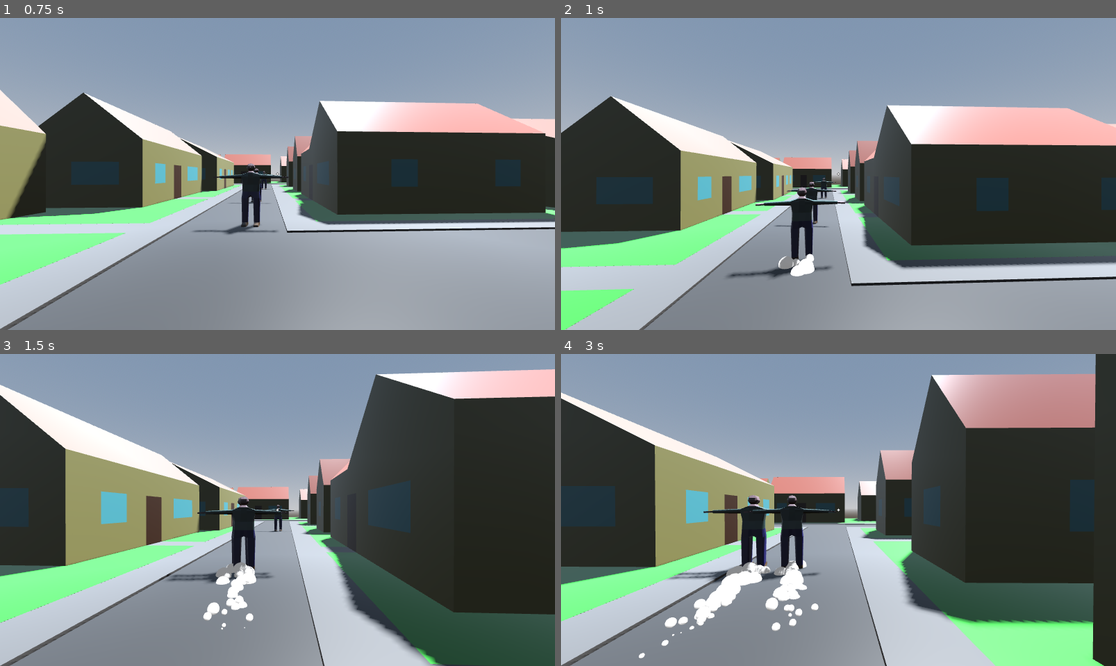
Above: before the commit, frames 1-4 (two rows, left to right).
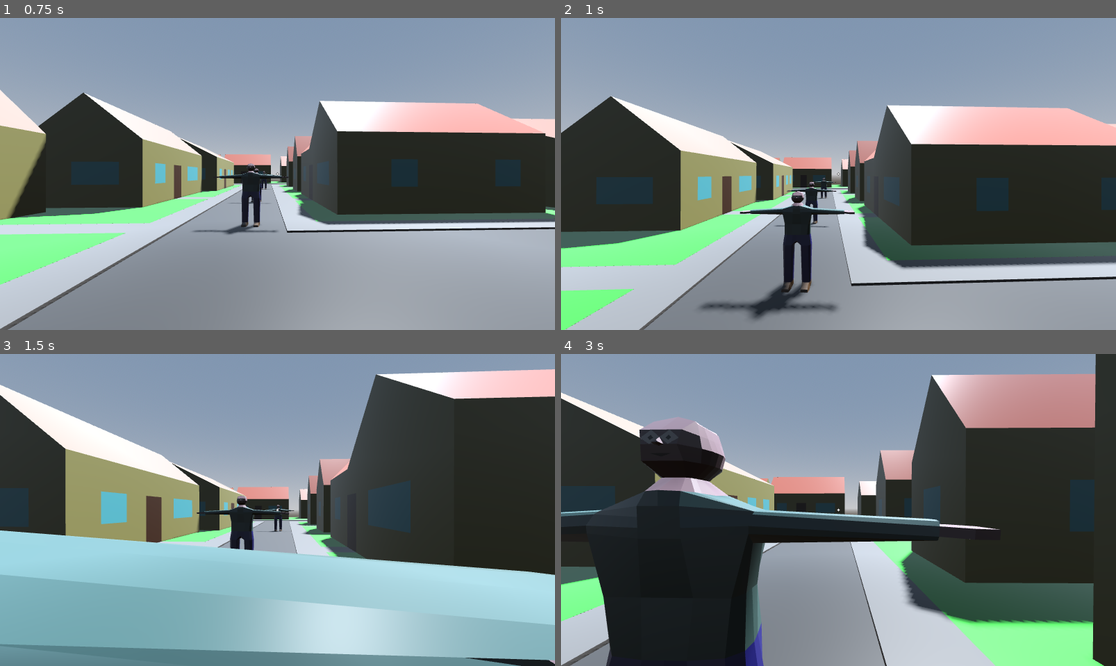
Above: after the commit, the same moments.

Repository: DrOtter3000/theconvention
Game: Godot game, scene res://Environment/level.tscn
Same seed, same stepped clock (60 frames per second), same inputs: the game is played once before the commit and once after it.
Inputs (mouse positions are in pixels of both pictures, inside the frame that each line leads up to):
- Up to frame 1 (0.75 s): tap Enter (ui_accept) at 0.5 s; move the mouse to (305, 174) at 0.52 s; hold W (move_forward) from 0.53 s (still down); tap E (interact) at 0.6 s
- Up to frame 2 (1 s): keep holding W (move_forward); tap Space (jump) at 0.77 s
- Up to frame 3 (1.5 s): keep holding W (move_forward); move the mouse to (249, 510) at 1.27 s; click (249, 510) at 1.35 s
- Up to frame 4 (3 s): keep holding W (move_forward); tap Space (jump) at 1.52 s; tap E (interact) at 1.55, 2.1, 2.85 s; move the mouse to (849, 503) at 2.02 s; move the mouse to (832, 516) at 2.77 s

Frame 1 is identical in both runs. In frame 2, 2.7% of the frame differs, in the area x 25-53%, y 54-97%; in frame 3, 35%, in the area x 0-100%, y 45-100%; in frame 4, 19%.

Commit message:
make villagers convincable

Diff:
--- a/Environment/level.tscn
+++ b/Environment/level.tscn
@@ -93,3 +93,32 @@
 
 [node name="Marker3D10" type="Marker3D" parent="Villagers/TargetPositions"]
 transform = Transform3D(1, 0, 0, 0, 1, 0, 0, 0, 1, -2.17916, 0, 0.0359402)
+
+[node name="HomePositions" type="Node3D" parent="Villagers"]
+
+[node name="Marker3D" type="Marker3D" parent="Villagers/HomePositions"]
+transform = Transform3D(1, 0, 0, 0, 1, 0, 0, 0, 1, 13.6236, 0, -21.3994)
+
+[node name="Marker3D2" type="Marker3D" parent="Villagers/HomePositions"]
+transform = Transform3D(1, 0, 0, 0, 1, 0, 0, 0, 1, 25.3772, 0, -22.7885)
+
+[node name="Marker3D3" type="Marker3D" parent="Villagers/HomePositions"]
+transform = Transform3D(1, 0, 0, 0, 1, 0, 0, 0, 1, 55.6162, 0, -26.368)
+
+[node name="Marker3D4" type="Marker3D" parent="Villagers/HomePositions"]
+transform = Transform3D(1, 0, 0, 0, 1, 0, 0, 0, 1, 56.6543, 0, 4.77444)
+
+[node name="Marker3D5" type="Marker3D" parent="Villagers/HomePositions"]
+transform = Transform3D(1, 0, 0, 0, 1, 0, 0, 0, 1, 26.6653, 0, 5.35114)
+
+[node name="Marker3D6" type="Marker3D" parent="Villagers/HomePositions"]
+transform = Transform3D(1, 0, 0, 0, 1, 0, 0, 0, 1, 25.5119, 0, 24.7286)
+
+[node name="Marker3D7" type="Marker3D" parent="Villagers/HomePositions"]
+transform = Transform3D(1, 0, 0, 0, 1, 0, 0, 0, 1, -31.8132, 0, 9.50346)
+
+[node name="Marker3D8" type="Marker3D" parent="Villagers/HomePositions"]
+transform = Transform3D(1, 0, 0, 0, 1, 0, 0, 0, 1, -56.7272, 0, 5.35114)
+
+[node name="Marker3D9" type="Marker3D" parent="Villagers/HomePositions"]
+transform = Transform3D(1, 0, 0, 0, 1, 0, 0, 0, 1, -56.1505, 0, -33.0578)
--- a/NPC/villager.gd
+++ b/NPC/villager.gd
@@ -14,17 +14,23 @@
 
 @onready var run_particles: GPUParticles3D = $RunParticles
 @onready var nav: NavigationAgent3D = $NavigationAgent3D
+@onready var convince_timer: Timer = $ConvinceTimer
 
+var player
 var gravity = ProjectSettings.get_setting("physics/3d/default_gravity")
 var in_panic = false
+var getting_convinced = false
+var convinced = false
 
 
 func _ready():
+	player = get_tree().get_first_node_in_group("Player")
 	list_of_target_positions = get_node("../TargetPositions").get_children()
 	set_new_target_position()
 
 
 func _process(delta):
+	var player_position = get_tree().get_first_node_in_group("Player").global_position
 	var direction = Vector3()
 	var total_speed = speed
 
@@ -43,14 +49,23 @@
 	velocity = direction * total_speed
 	velocity.y -= gravity * delta
 
-	var look_direction = -Vector2(velocity.z, velocity.x)
-	$Villager.rotation.y = look_direction.angle()
+	if getting_convinced:
+		$Villager.look_at(Vector3(player_position.x, 0, player_position.z))
+	else:
+		var look_direction = -Vector2(velocity.z, velocity.x)
+		$Villager.rotation.y = look_direction.angle()
+	#else:
+		#look_at(get_tree().get_first_node_in_group("Player").global_position)
 
 	if nav.is_navigation_finished():
+		if convinced:
+			queue_free()
 		in_panic = false
 		set_new_target_position()
 
 	velocity.y -= gravity * delta
+	if getting_convinced:
+		velocity = Vector3.ZERO
 	move_and_slide()
 
 
@@ -60,6 +75,9 @@
 
 
 func start_panic(furry_position):
+	if convinced or getting_convinced:
+		return
+
 	if furry_position.x > global_position.x:
 		if furry_position.z < global_position.z:
 			target_position = position_3
@@ -72,3 +90,17 @@
 			target_position = position_2
 
 	in_panic = true
+
+
+func get_convinced():
+	list_of_target_positions = get_node("../HomePositions").get_children()
+	in_panic = false
+	getting_convinced = true
+	convince_timer.start()
+
+
+
+func _on_convince_timer_timeout() -> void:
+	set_new_target_position()
+	getting_convinced = false
+	convinced = true
--- a/NPC/villager.tscn
+++ b/NPC/villager.tscn
@@ -244,3 +244,9 @@
 lifetime = 0.5
 process_material = SubResource("ParticleProcessMaterial_xuf8g")
 draw_pass_1 = SubResource("SphereMesh_5hjdq")
+
+[node name="ConvinceTimer" type="Timer" parent="."]
+wait_time = 3.0
+one_shot = true
+
+[connection signal="timeout" from="ConvinceTimer" to="." method="_on_convince_timer_timeout"]
--- a/Player/Player.gd
+++ b/Player/Player.gd
@@ -28,6 +28,11 @@
 var gravity: float = ProjectSettings.get_setting("physics/3d/default_gravity")
 # Stores the direction the player is trying to look this frame.
 var _look := Vector2.ZERO
+
+@onready var convince_timer: Timer = $ConvinceTimer
+
+var ready_to_convince = false
+var convincing = false
 
 enum VIEW {
 	FIRST_PERSON,
@@ -75,12 +80,23 @@
 @onready var jump_audio: AudioStreamPlayer3D = %JumpAudio
 @onready var run_audio: AudioStreamPlayer3D = %RunAudio
 
+@onready var ray_cast_3d: RayCast3D = $RayCast3D
+@onready var convince_message: Control = $ConvinceMessage
+
 
 func _ready() -> void:
 	Input.set_mouse_mode(Input.MOUSE_MODE_CAPTURED)
 	# Whenever the player loads in, give the autoload ui a reference to itself.
 	UserInterface.update_player(self)
 
+
+func _process(delta: float) -> void:
+	check_if_convincable()
+	if Input.is_action_just_pressed("interact"):
+		if ready_to_convince:
+			ray_cast_3d.get_collider().get_convinced()
+			convince_timer.start()
+			convincing = true
 
 func _physics_process(delta: float) -> void:
 	frame_camera_rotation()
@@ -116,12 +132,18 @@
 	run_particles.emitting = not direction.is_zero_approx() and is_on_floor()
 
 	update_animation_tree()
+
+	if convincing:
+		velocity = Vector3.ZERO
+
 	move_and_slide()
+
 
 # Turn movent inputs into a locally oriented vector.
 func get_movement_direction() -> Vector3:
 	var input_dir := Input.get_vector("move_left", "move_right", "move_forward", "move_back")
 	return (transform.basis * Vector3(input_dir.x, 0, input_dir.y)).normalized()
+
 
 # Apply the _look variables rotation to the camera.
 func frame_camera_rotation() -> void:
@@ -176,6 +198,17 @@
 		delta * 10.0
 	)
 
+
+func check_if_convincable():
+	var collider = ray_cast_3d.get_collider()
+	if collider == null:
+		ready_to_convince = false
+		get_tree().call_group("HUD", "update_convince_label", false)
+	else:
+		ready_to_convince = true
+		get_tree().call_group("HUD", "update_convince_label", true)
+
+
 # Play a footstep sound effect when moving.
 func _on_footstep_timer_timeout() -> void:
 	if is_on_floor() and get_movement_direction():
@@ -184,5 +217,8 @@
 
 func _on_panic_area_body_entered(body: Node3D) -> void:
 	if body.is_in_group("villager"):
-		print(body)
 		body.start_panic(global_position)
+
+
+func _on_convince_timer_timeout() -> void:
+	convincing = false
--- a/Player/Player.tscn
+++ b/Player/Player.tscn
@@ -1,9 +1,10 @@
-[gd_scene load_steps=35 format=4 uid="uid://vwr8ajoufse8"]
+[gd_scene load_steps=39 format=4 uid="uid://vwr8ajoufse8"]
 
 [ext_resource type="Script" path="res://Player/Player.gd" id="1_12if5"]
 [ext_resource type="Script" path="res://Player/SmoothCamera.gd" id="2_e12si"]
 [ext_resource type="AudioStream" uid="uid://c4prdjc6y4kw2" path="res://Audio/jump.ogg" id="3_wfp7i"]
 [ext_resource type="AudioStream" uid="uid://ds5ewrd6b3tip" path="res://Audio/tap.ogg" id="4_0mhnh"]
+[ext_resource type="PackedScene" uid="uid://r23uotsvgw8o" path="res://UI/hud.tscn" id="5_0a2in"]
 
 [sub_resource type="Animation" id="Animation_i4k0q"]
 resource_name = "Idle"
@@ -214,7 +215,7 @@
 _data = [Vector2(0, 1), 0.0, 0.0, 0, 0, Vector2(1, 0), -1.81555, 0.0, 0, 0]
 point_count = 2
 
-[sub_resource type="CurveTexture" id="CurveTexture_vbp78"]
+[sub_resource type="CurveTexture" id="CurveTexture_s4xtr"]
 curve = SubResource("Curve_p02jg")
 
 [sub_resource type="ParticleProcessMaterial" id="ParticleProcessMaterial_c2uhr"]
@@ -225,9 +226,9 @@
 damping_max = 1.0
 scale_min = 0.2
 scale_max = 0.4
-scale_curve = SubResource("CurveTexture_vbp78")
-
-[sub_resource type="StandardMaterial3D" id="StandardMaterial3D_vlcne"]
+scale_curve = SubResource("CurveTexture_s4xtr")
+
+[sub_resource type="StandardMaterial3D" id="StandardMaterial3D_lcr2a"]
 diffuse_mode = 3
 specular_mode = 1
 vertex_color_use_as_albedo = true
@@ -237,9 +238,16 @@
 emission_energy_multiplier = 0.5
 
 [sub_resource type="SphereMesh" id="SphereMesh_jdvgd"]
-material = SubResource("StandardMaterial3D_vlcne")
+material = SubResource("StandardMaterial3D_lcr2a")
 radial_segments = 16
 rings = 8
+
+[sub_resource type="Curve" id="Curve_va2nf"]
+_data = [Vector2(0, 1), 0.0, 0.0, 0, 0, Vector2(1, 0), -1.81555, 0.0, 0, 0]
+point_count = 2
+
+[sub_resource type="CurveTexture" id="CurveTexture_vbp78"]
+curve = SubResource("Curve_va2nf")
 
 [sub_resource type="ParticleProcessMaterial" id="ParticleProcessMaterial_wnt7s"]
 emission_shape_scale = Vector3(1, 0.25, 1)
@@ -256,6 +264,15 @@
 scale_max = 0.4
 scale_curve = SubResource("CurveTexture_vbp78")
 
+[sub_resource type="StandardMaterial3D" id="StandardMaterial3D_vlcne"]
+diffuse_mode = 3
+specular_mode = 1
+vertex_color_use_as_albedo = true
+albedo_color = Color(0.796078, 0.796078, 0.796078, 1)
+emission_enabled = true
+emission = Color(0.796078, 0.796078, 0.796078, 1)
+emission_energy_multiplier = 0.5
+
 [sub_resource type="SphereMesh" id="SphereMesh_v6snp"]
 material = SubResource("StandardMaterial3D_vlcne")
 radial_segments = 16
@@ -395,10 +412,22 @@
 transform = Transform3D(1, 0, 0, 0, 1, 0, 0, 0, 1, 0, -1.01756, 0)
 collision_layer = 4
 collision_mask = 2
+monitoring = false
 
 [node name="CollisionShape3D" type="CollisionShape3D" parent="PanicArea"]
 transform = Transform3D(1, 0, 0, 0, 1, 0, 0, 0, 1, 0, 1.09635, 0)
 shape = SubResource("CylinderShape3D_5t70q")
 
+[node name="RayCast3D" type="RayCast3D" parent="."]
+transform = Transform3D(1, 0, 0, 0, -4.37114e-08, -1, 0, 1, -4.37114e-08, 0, 0, -0.178718)
+collision_mask = 2
+
+[node name="HUD" parent="." instance=ExtResource("5_0a2in")]
+
+[node name="ConvinceTimer" type="Timer" parent="."]
+wait_time = 3.0
+one_shot = true
+
 [connection signal="timeout" from="Audio/FootstepTimer" to="." method="_on_footstep_timer_timeout"]
 [connection signal="body_entered" from="PanicArea" to="." method="_on_panic_area_body_entered"]
+[connection signal="timeout" from="ConvinceTimer" to="." method="_on_convince_timer_timeout"]
--- /dev/null
+++ b/UI/hud.gd
@@ -0,0 +1,10 @@
+extends Control
+
+@onready var convince_label: Label = $ConvinceLabel
+
+
+func update_convince_label(value):
+	if value == true:
+		convince_label.visible = true
+	else:
+		convince_label.visible = false
--- /dev/null
+++ b/UI/hud.tscn
@@ -0,0 +1,28 @@
+[gd_scene load_steps=2 format=3 uid="uid://r23uotsvgw8o"]
+
+[ext_resource type="Script" path="res://UI/hud.gd" id="1_hb3tv"]
+
+[node name="HUD" type="Control" groups=["HUD"]]
+layout_mode = 3
+anchors_preset = 15
+anchor_right = 1.0
+anchor_bottom = 1.0
+grow_horizontal = 2
+grow_vertical = 2
+mouse_filter = 2
+script = ExtResource("1_hb3tv")
+
+[node name="ConvinceLabel" type="Label" parent="."]
+layout_mode = 1
+anchors_preset = 8
+anchor_left = 0.5
+anchor_top = 0.5
+anchor_right = 0.5
+anchor_bottom = 0.5
+offset_left = -20.0
+offset_top = -11.5
+offset_right = 20.0
+offset_bottom = 11.5
+grow_horizontal = 2
+grow_vertical = 2
+text = "Press (E) to convince"
